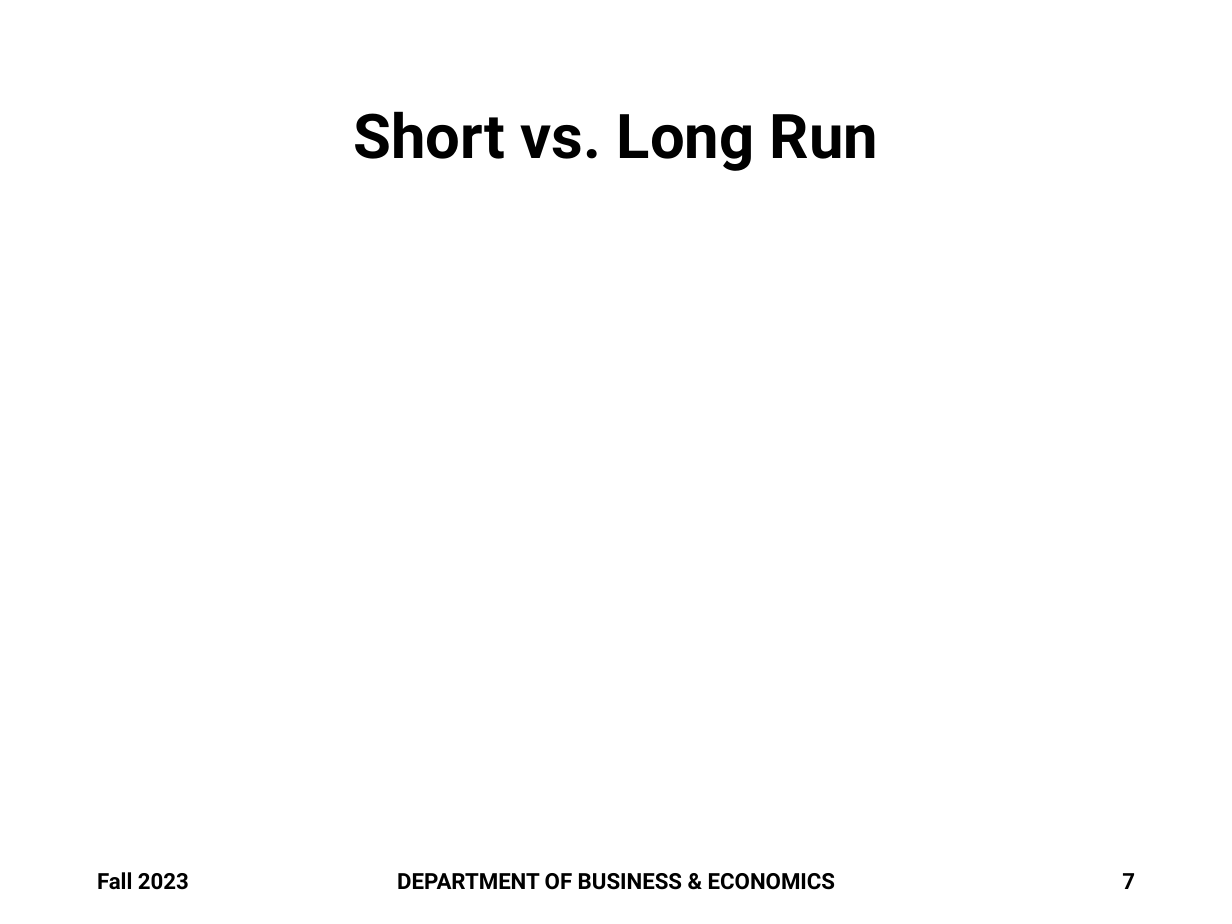
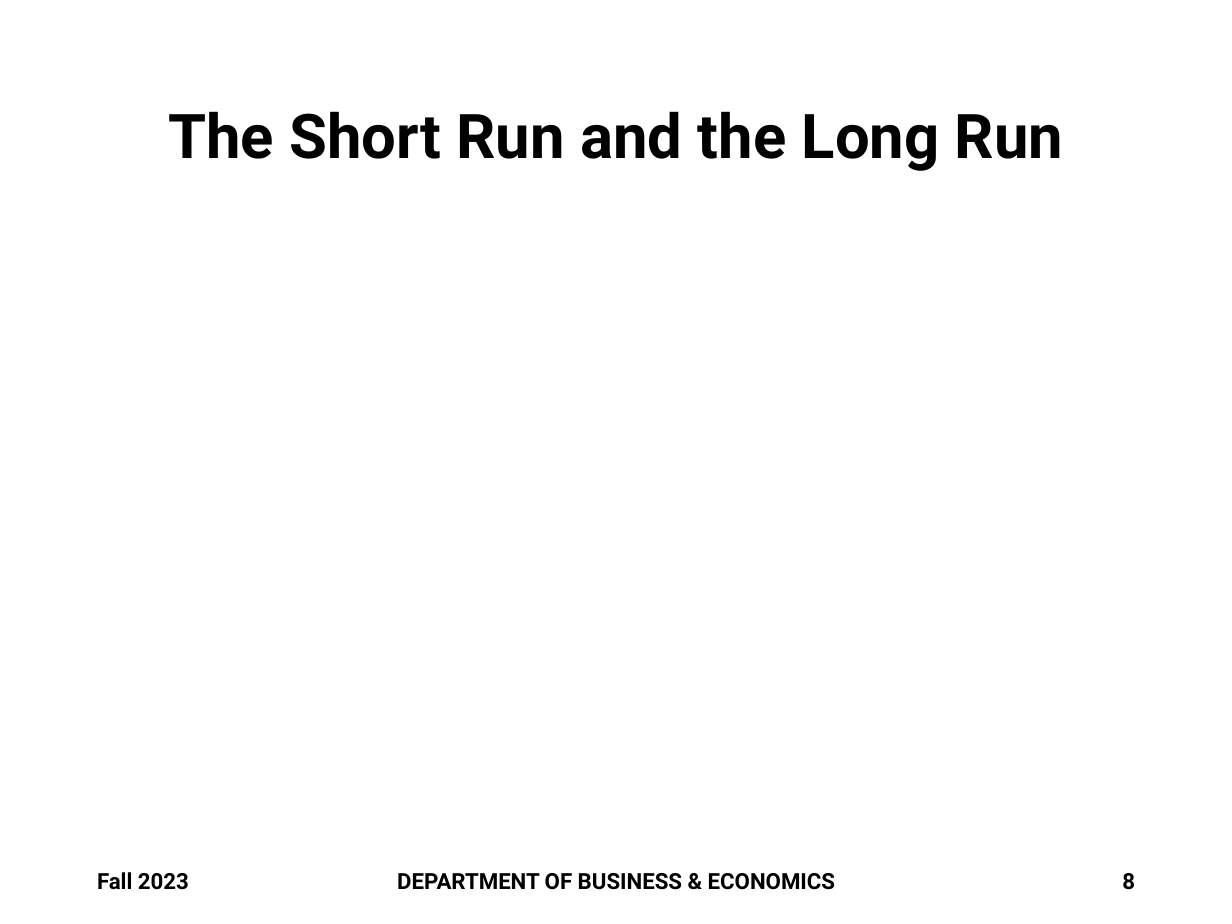
Before and after one commit to brianhwpark/brianhwpark.github.io, a slide deck: slide 8 of files/teaching-resources/monmouthcollege-econ-300/ECON300-LEC17.pptx (slide 7 before the commit). Drawn at 1232x924 pixels with LibreOffice and Linux fonts; fonts in the diff are those of the drawing; grey boxes stand for pictures; background and template pictures are left out. Boxes give left, top, right and bottom in pixels: in the first picture for what was removed or moved away, otherwise in the second. Text is boxed around its words. In the diff, an @@ line names an element or a change of style, - is before the commit and + after.

```diff
--- a/files/teaching-resources/monmouthcollege-econ-300/ECON300-LEC17.pptx
+++ b/files/teaching-resources/monmouthcollege-econ-300/ECON300-LEC17.pptx
@@ title at (x1=168, y1=111, x2=1063, y2=171): text changed @@
-Short vs. Long Run
+The Short Run and the Long Run
@@ page number at (x1=1122, y1=873, x2=1135, y2=890): text changed @@
-7
+8
```
Also in this commit, not shown: 7 other slides changed, 2 slides added, 3 other files.
